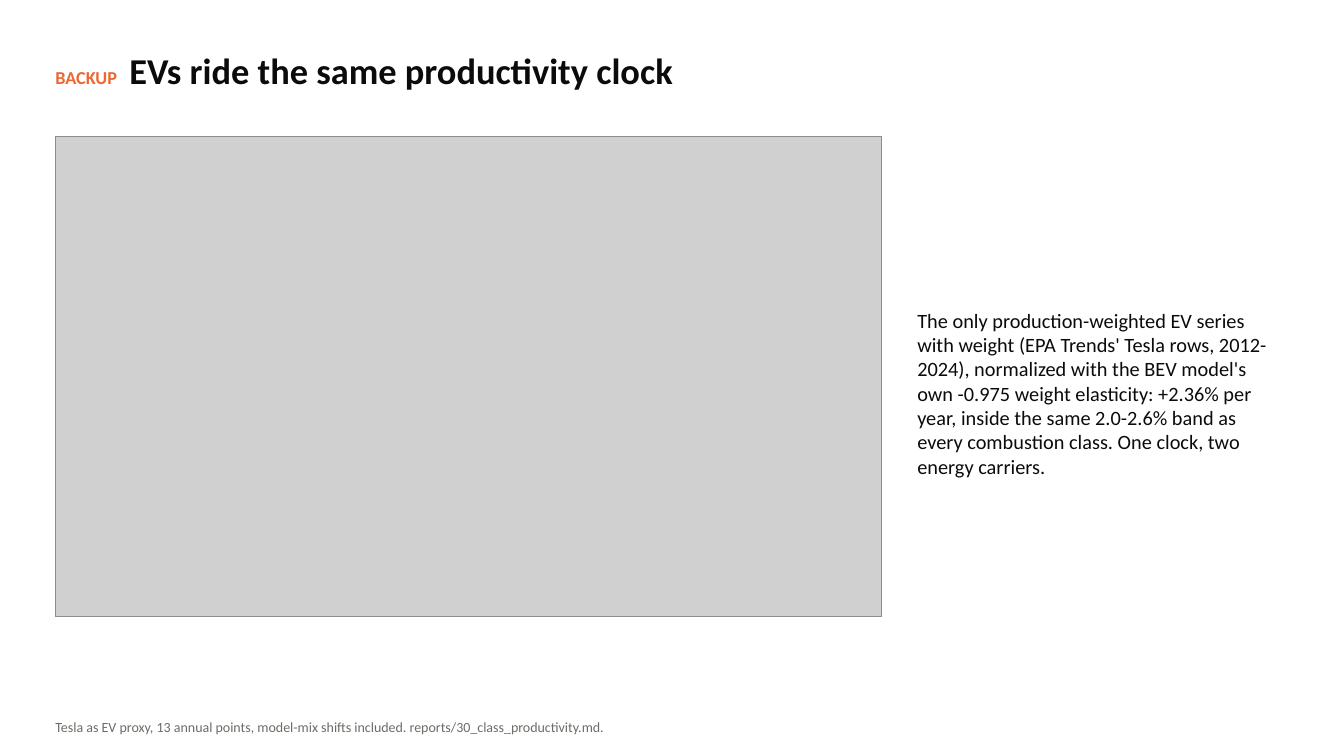
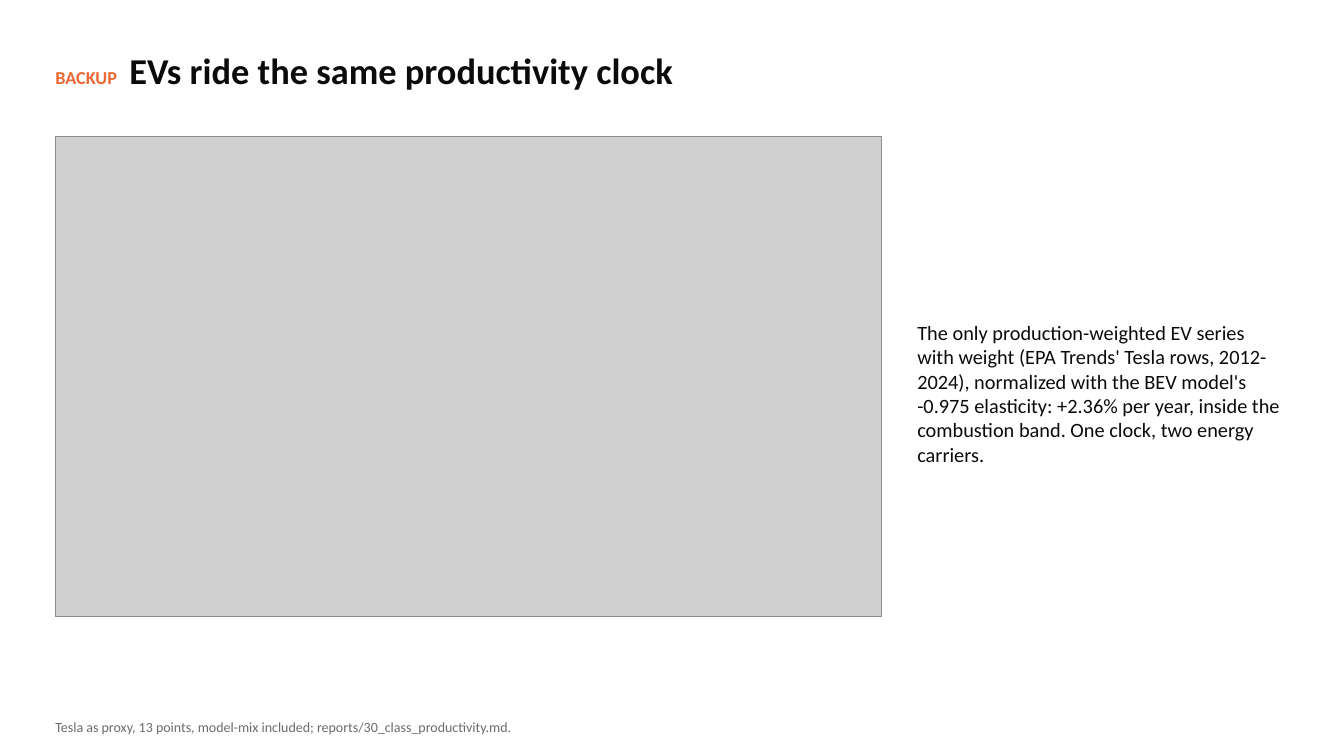
Before and after one commit to SCherwonik/OS3180, a slide deck: slide 27 of MPG Prediction Deck.pptx (slide 22 before the commit). Drawn at 1344x756 pixels with LibreOffice and Linux fonts; fonts in the diff are those of the drawing; grey boxes stand for pictures. Boxes give left, top, right and bottom in pixels: in the first picture for what was removed or moved away, otherwise in the second. Text is boxed around its words. In the diff, an @@ line names an element or a change of style, - is before the commit and + after.

```diff
--- a/MPG Prediction Deck.pptx
+++ b/MPG Prediction Deck.pptx
@@ text at (x1=917, y1=326, x2=1280, y2=462): text changed @@
-The only production-weighted EV series with weight (EPA Trends' Tesla rows, 2012-2024), normalized with the BEV model's own -0.975 weight elasticity: +2.36% per year, inside the same 2.0-2.6% band as every combustion class. One clock, two energy carriers.
+The only production-weighted EV series with weight (EPA Trends' Tesla rows, 2012-2024), normalized with the BEV model's -0.975 elasticity: +2.36% per year, inside the combustion band. One clock, two energy carriers.
@@ text at (x1=55, y1=722, x2=511, y2=734): text changed @@
-Tesla as EV proxy, 13 annual points, model-mix shifts included. reports/30_class_productivity.md.
+Tesla as proxy, 13 points, model-mix included; reports/30_class_productivity.md.
```
Also in this commit, not shown: 20 other slides changed, 7 slides added, 3 slides removed, 3 other files.
